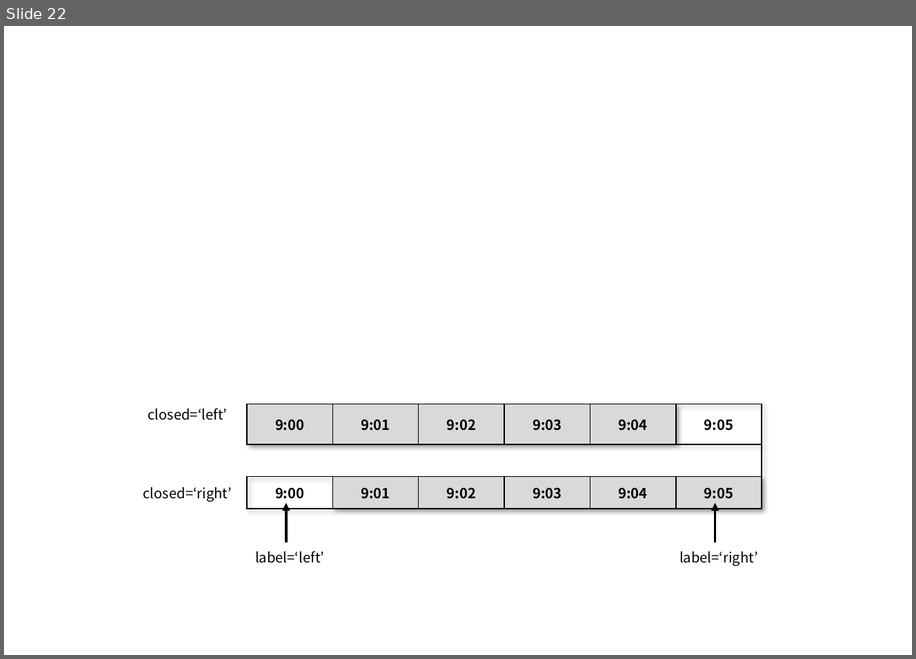
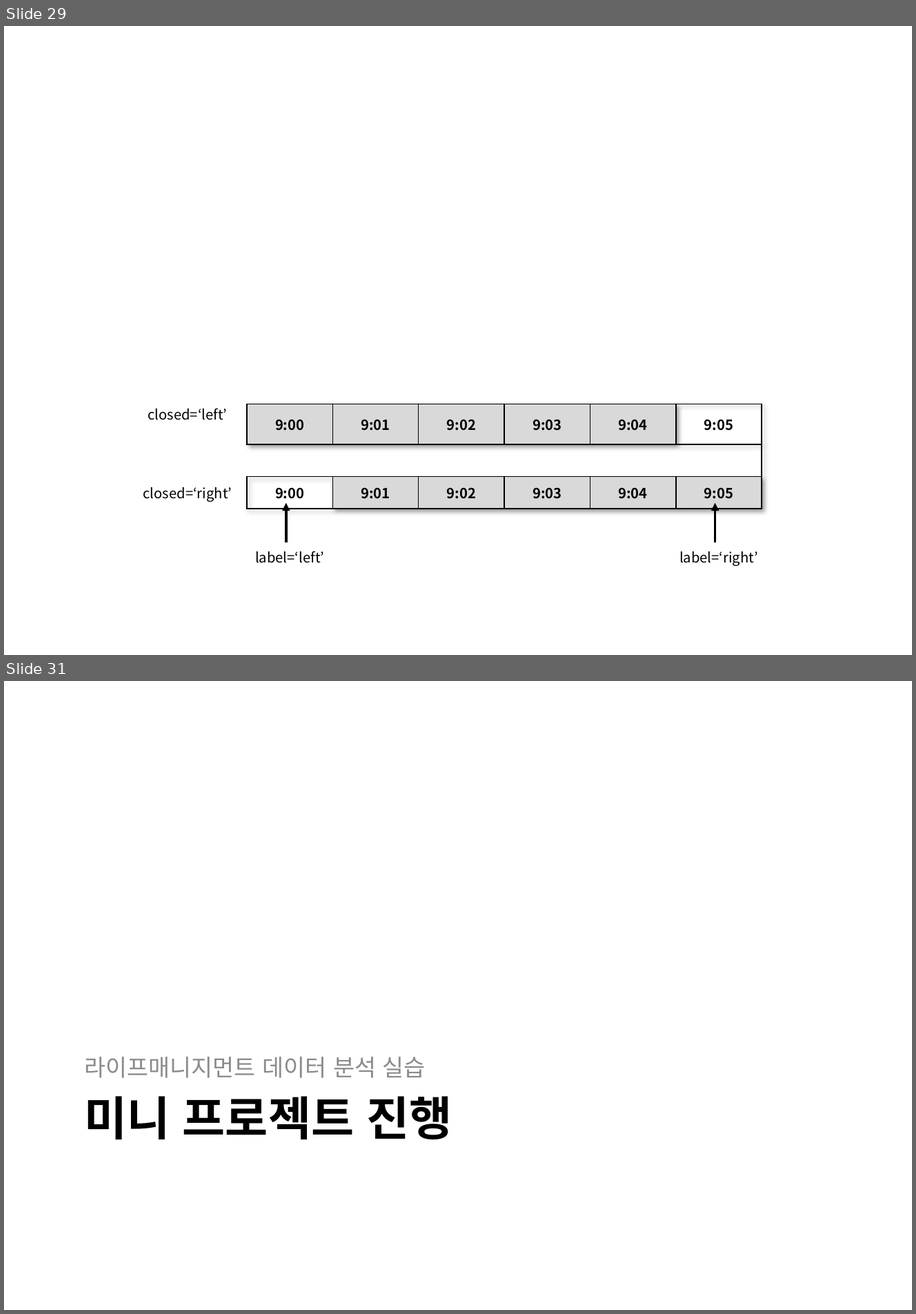
Before and after one commit to sulheebaek/DAPython, a slide deck: 한2018_파이썬을 활용한 데이터 분석_강의개요.pptx. Shown one above the other, each under a label of ours: slide 22 before the commit, slides 29 and 31 after it; the slides between them are not shown. The pictures are 916x659 and 916x1314 pixels, drawn with LibreOffice and Linux fonts; fonts in the diff are those of the drawing; background and template pictures are left out. Boxes give left, top, right and bottom in pixels: in the first picture for what was removed or moved away, otherwise in the second. Text is boxed around its words. In the diff, an @@ line names an element or a change of style, - is before the commit and + after.

```diff
--- a/한2018_파이썬을 활용한 데이터 분석_강의개요.pptx
+++ b/한2018_파이썬을 활용한 데이터 분석_강의개요.pptx
@@ slide 31 added at bbox=[4, 681, 912, 1310], background picture (left out) @@
@@ text added at bbox=[84, 1056, 426, 1078], 20 pt, text #8C8C8C @@
+라이프매니지먼트 데이터 분석 실습
@@ title added at bbox=[84, 1096, 452, 1139], 40 pt, text #000000, bold @@
+미니 프로젝트 진행
@@ what was slide 22 is now slide 29 @@
```
Also in this commit, not shown: 3 slides changed, 8 other slides added, 1 other file.
